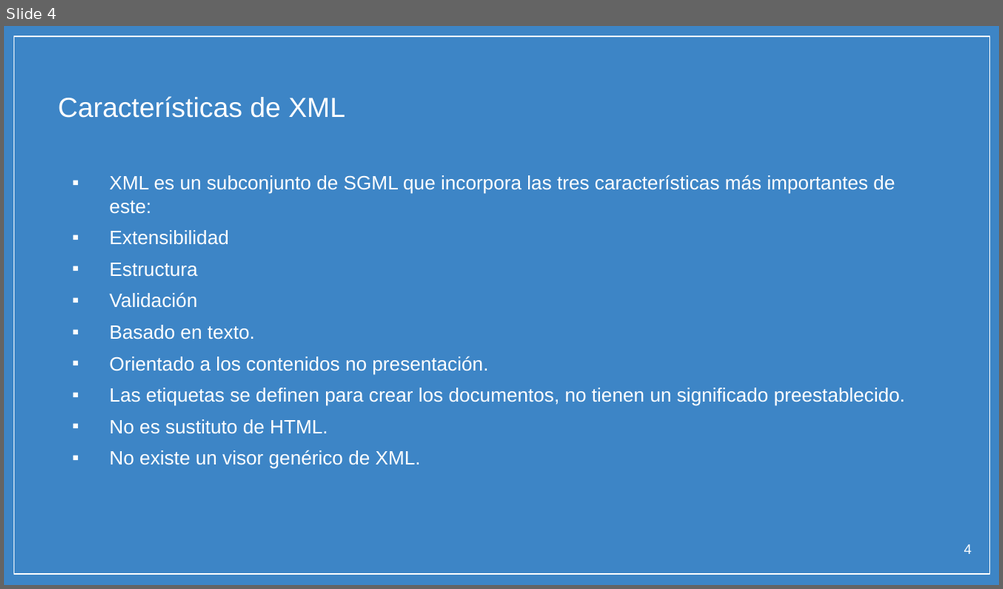
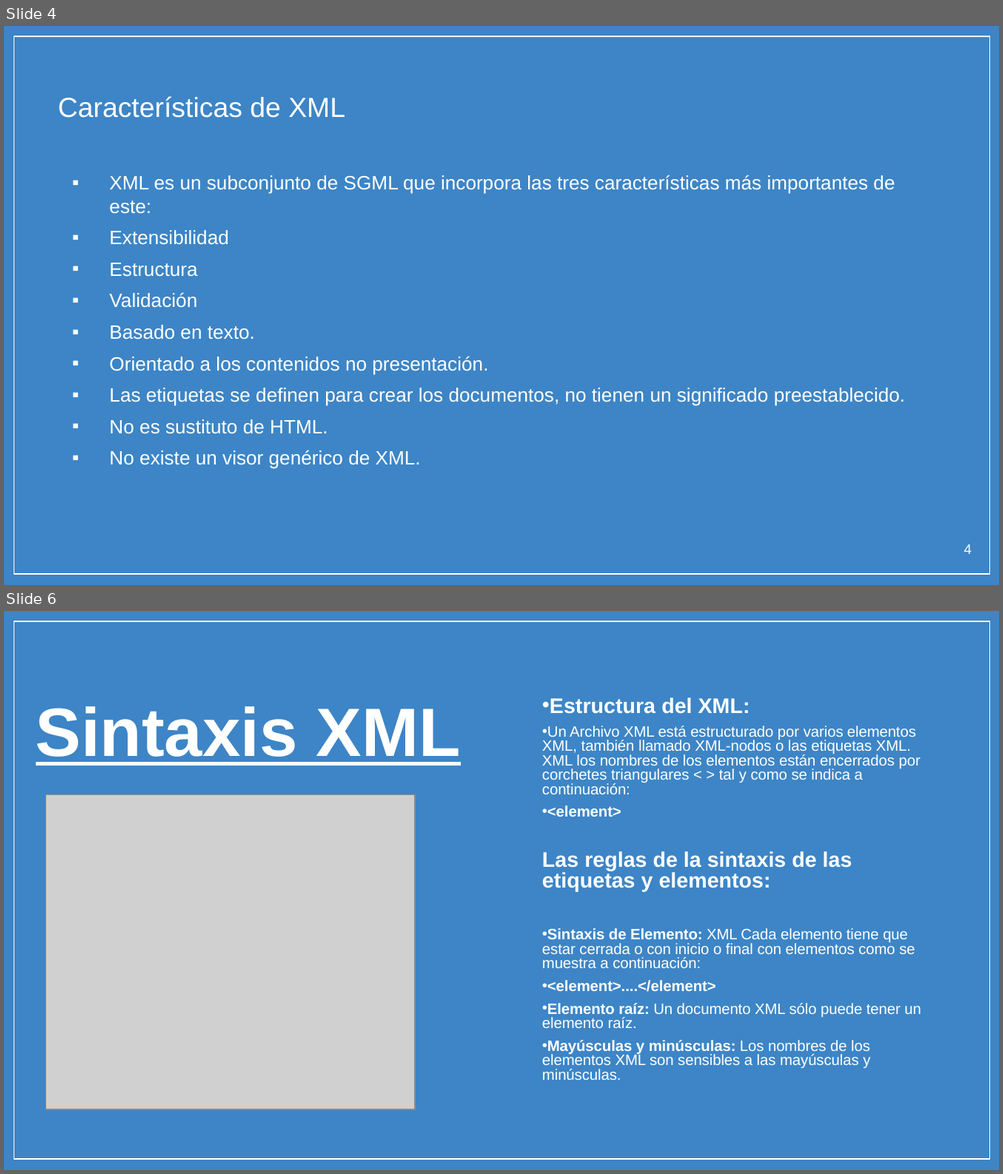
Before and after one commit to micarsan/DAW1-CSS_Avanzado, a slide deck: xml/XML QUE ES.pptx. Shown one above the other, each under a label of ours: slide 4 before the commit, slides 4 and 6 after it; the slides between them are not shown. The pictures are 1003x589 and 1003x1174 pixels, drawn with LibreOffice and Linux fonts; fonts in the diff are those of the drawing; grey boxes stand for pictures; background and template pictures are left out. Boxes give left, top, right and bottom in pixels: in the first picture for what was removed or moved away, otherwise in the second. Text is boxed around its words. In the diff, an @@ line names an element or a change of style, - is before the commit and + after.

```diff
--- a/xml/XML QUE ES.pptx
+++ b/xml/XML QUE ES.pptx
@@ slide 6 added at (x1=4, y1=611, x2=999, y2=1170), background picture (left out); not listed: 1 template element that a slide beside it also shows @@
@@ subtitle added at (x1=542, y1=698, x2=921, y2=1080), 10.8 pt, text #FFFFFF @@
+• Estructura del XML:
+• Un Archivo XML está estructurado por varios elementos XML, también llamado XML-nodos o las etiquetas XML. XML los nombres de los elementos están encerrados por corchetes triangulares < > tal y como se indica a continuación:
+• <element>
+Las reglas de la sintaxis de las etiquetas y elementos:
+• Sintaxis de Elemento: XML Cada elemento tiene que estar cerrada o con inicio o final con elementos como se muestra a continuación:
+• <element>....</element>
+• Elemento raíz: Un documento XML sólo puede tener un elemento raíz.
+• Mayúsculas y minúsculas: Los nombres de los elementos XML son sensibles a las mayúsculas y minúsculas.
@@ title added at (x1=36, y1=706, x2=461, y2=766), 49.5 pt, text #FFFFFF, bold, underline @@
+Sintaxis XML
@@ picture added at (x1=45, y1=795, x2=415, y2=1109) @@
```
Also in this commit, not shown: 2 other slides added, 1 other file.
